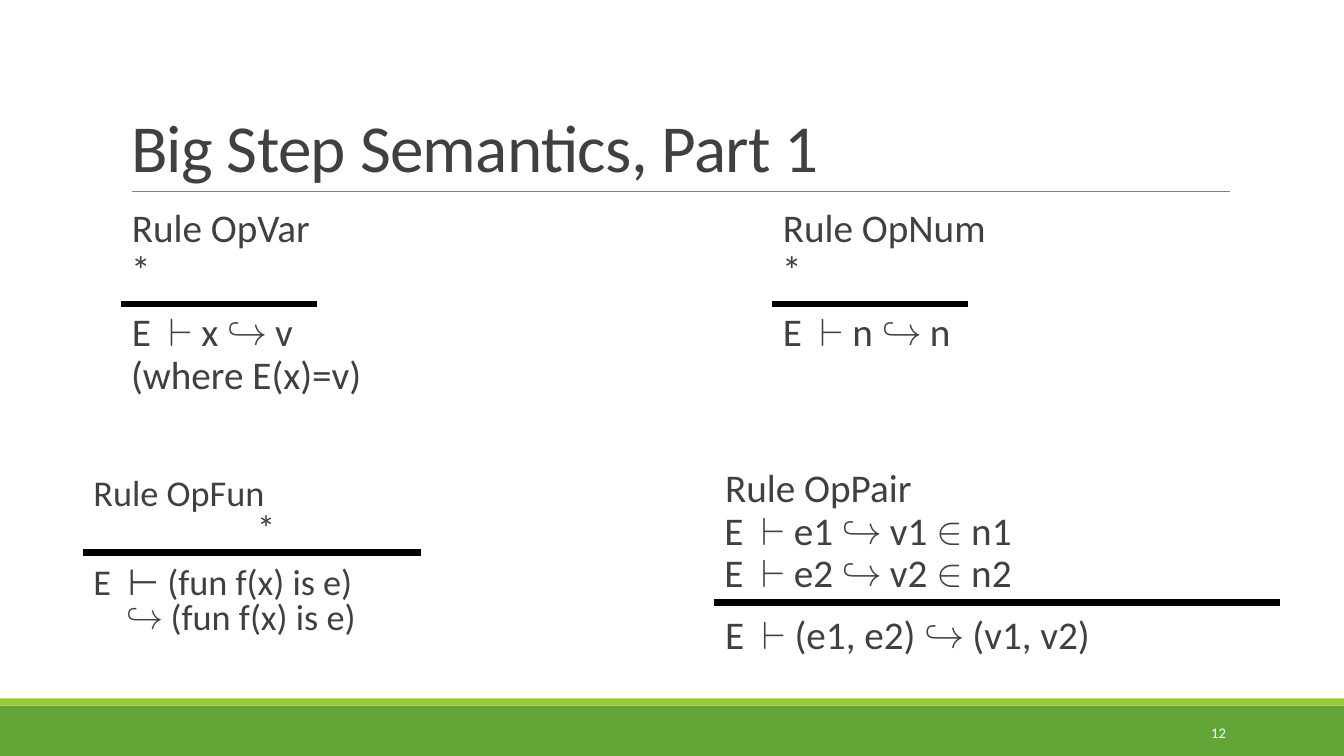
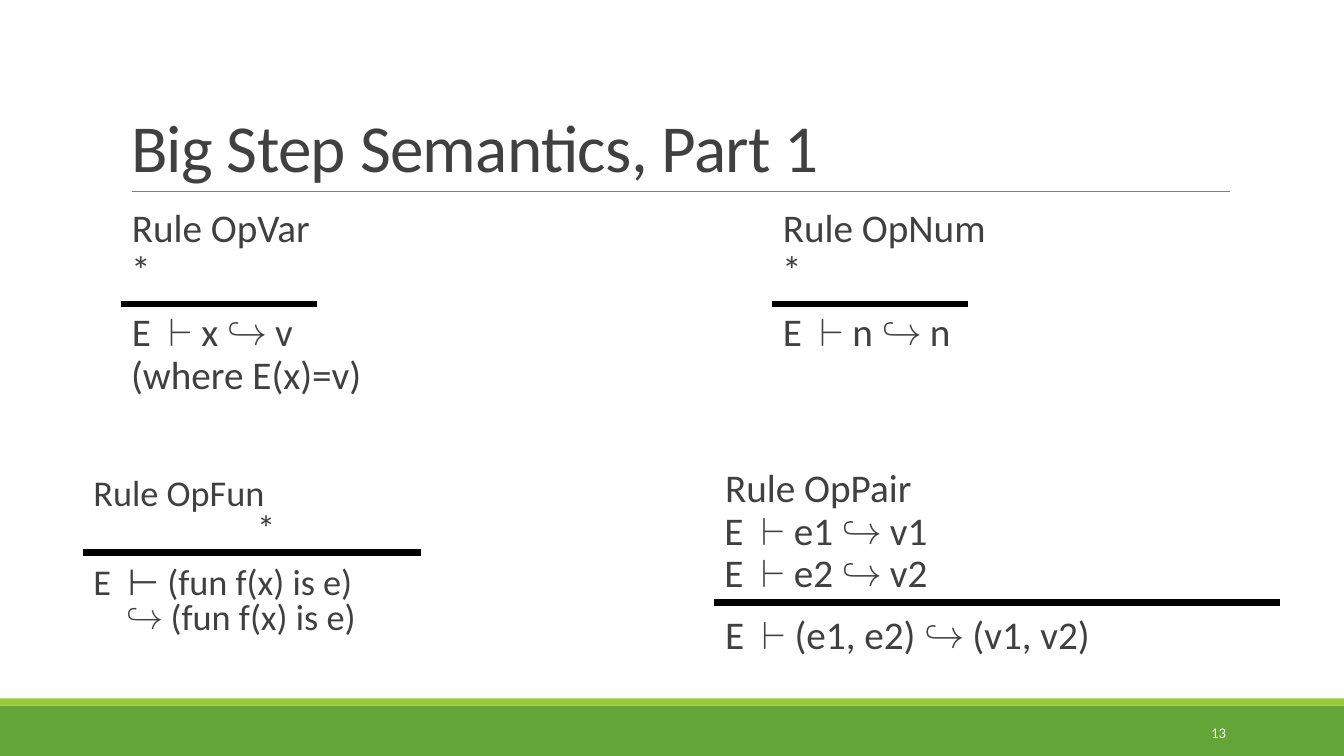
Before and after one commit to rbohrer/pl-course, a slide deck: slide 13 of LectureSlides/99ParallelFunctional.pptx (slide 12 before the commit). Drawn at 1344x756 pixels with LibreOffice and Linux fonts; fonts in the diff are those of the drawing. Boxes give left, top, right and bottom in pixels: in the first picture for what was removed or moved away, otherwise in the second. Text is boxed around its words. In the diff, an @@ line names an element or a change of style, - is before the commit and + after.

```diff
--- a/LectureSlides/99ParallelFunctional.pptx
+++ b/LectureSlides/99ParallelFunctional.pptx
@@ text at (724,474,928,588): text changed @@
-  Rule OpPair
-  E ⊢ e1 ↪ v1 ∈ n1
-  E ⊢ e2 ↪ v2 ∈ n2
+  Rule OpPair
+  E ⊢ e1 ↪ v1
+  E ⊢ e2 ↪ v2
```
Also in this commit, not shown: 3 other slides changed, 1 slide added.
